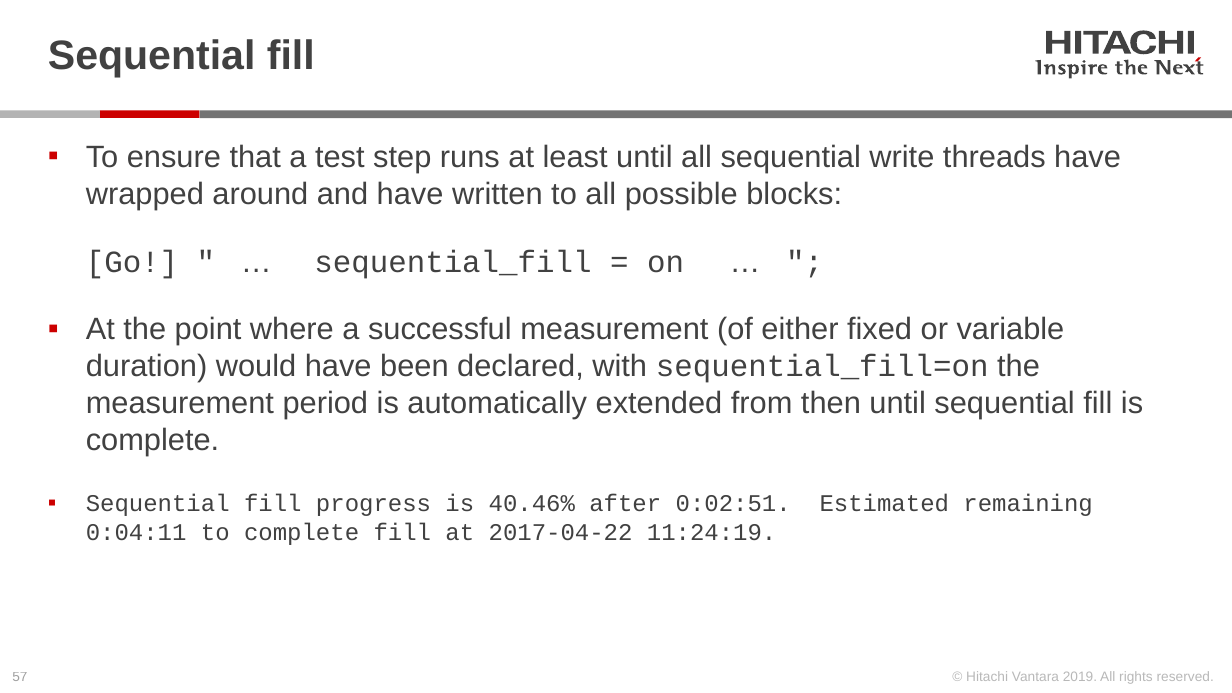
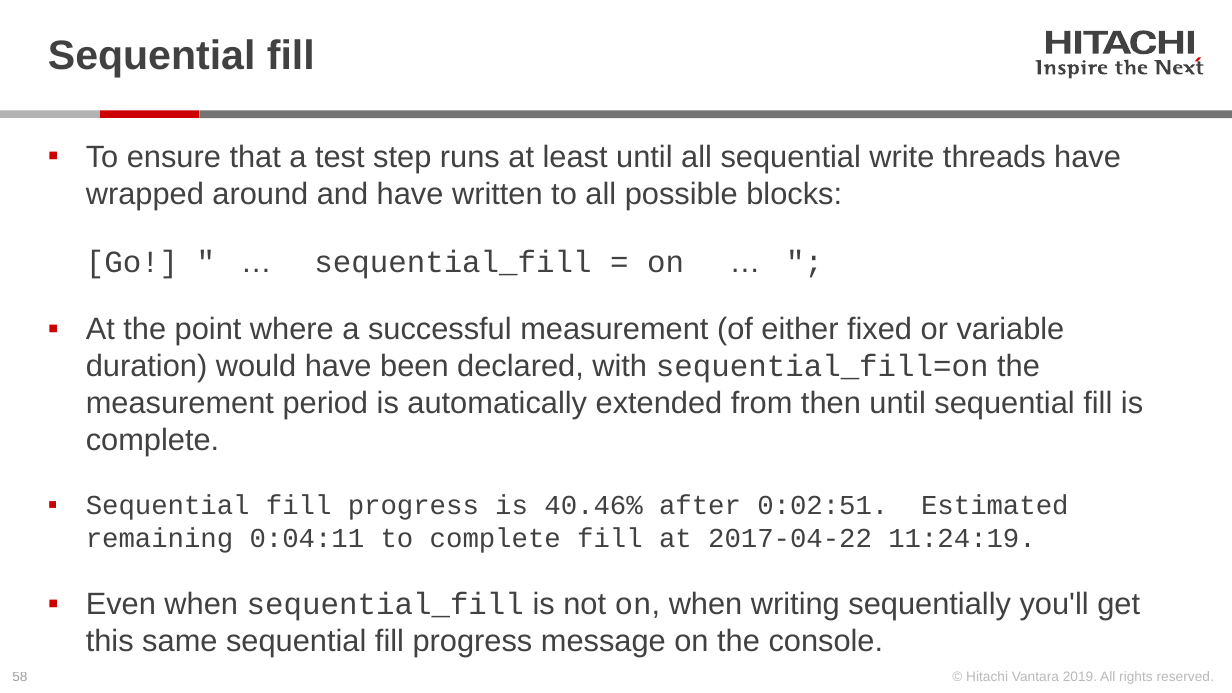
Before and after one commit to Hitachi-Data-Systems/ivy, a slide deck: slide 58 of doc/Programming the ivy engine.pptx (slide 57 before the commit). Drawn at 1232x693 pixels with LibreOffice and Linux fonts; fonts in the diff are those of the drawing. Boxes give left, top, right and bottom in pixels: in the first picture for what was removed or moved away, otherwise in the second. Text is boxed around its words. In the diff, an @@ line names an element or a change of style, - is before the commit and + after.

```diff
--- a/doc/Programming the ivy engine.pptx
+++ b/doc/Programming the ivy engine.pptx
@@ text at box(86, 495, 1068, 553): size 14 to 16 pt in "Sequential fill progress is 40.46% after 0:02:51. ..." @@
@@ text at box(86, 591, 1140, 657): paragraph added @@
+▪ Even when sequential_fill is not on, when writing sequentially you'll get this same sequential fill progress message on the console.
@@ page number at box(12, 672, 27, 681): text changed @@
-57
+58
```
Also in this commit, not shown: 12 other slides changed, 3 slides added, 1 slide removed, 1 other file.
